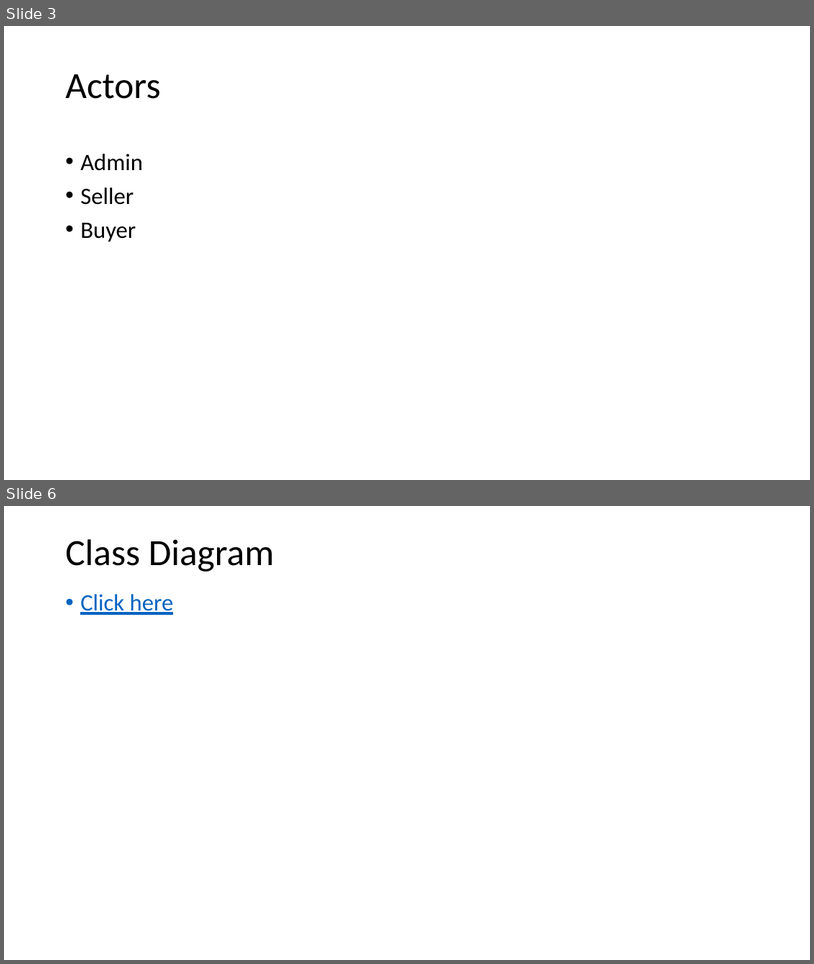
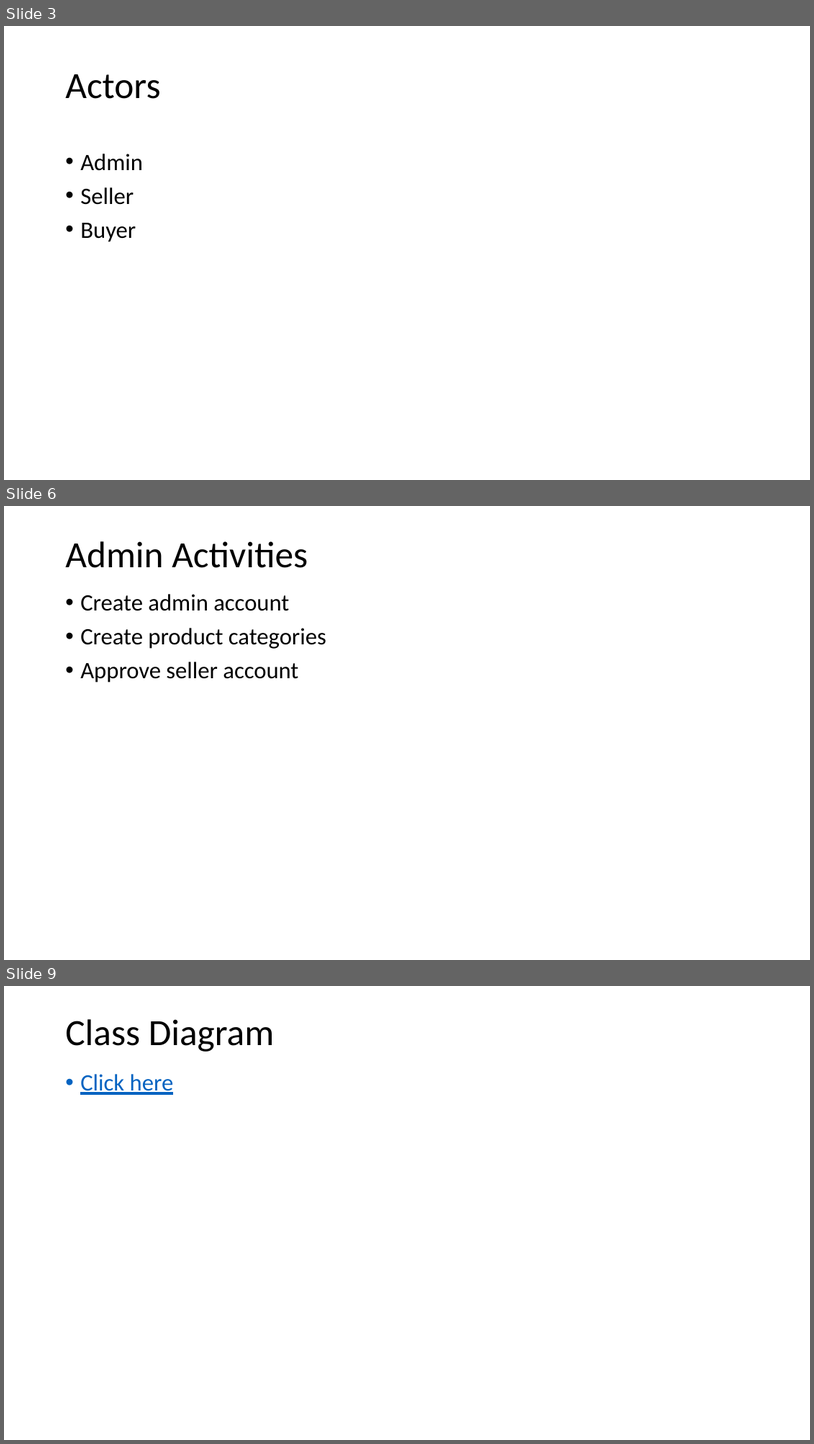
Before and after one commit to Ghebrehiywet/eShopper, a slide deck: docs/Presentation/eShopper Presentation.pptx. Shown one above the other, each under a label of ours: slides 3 and 6 before the commit, slides 3, 6 and 9 after it; the slides between them are not shown. The pictures are 814x964 and 814x1444 pixels, drawn with LibreOffice and Linux fonts; fonts in the diff are those of the drawing. Boxes give left, top, right and bottom in pixels: in the first picture for what was removed or moved away, otherwise in the second. Text is boxed around its words. In the diff, an @@ line names an element or a change of style, - is before the commit and + after.

```diff
--- a/docs/Presentation/eShopper Presentation.pptx
+++ b/docs/Presentation/eShopper Presentation.pptx
@@ slide 6 added at box(4, 506, 810, 960), background #FFFFFF @@
@@ title added at box(65, 541, 308, 568), 44 pt, text #000000 @@
+Admin Activities
@@ text added at box(80, 594, 327, 682), 28 pt, text #000000 @@
+• Create admin account
+• Create product categories
+• Approve seller account
@@ what was slide 6 is now slide 9 @@
```
Also in this commit, not shown: 4 slides changed, 5 other slides added, 8 other files.
